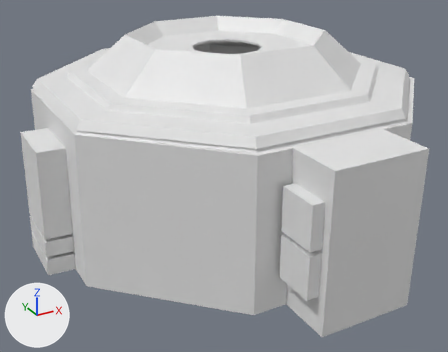
The FBX model Models/FBX/FBX_SS_Module4_6x6_Coll.fbx as it was, and as the next commit left it.
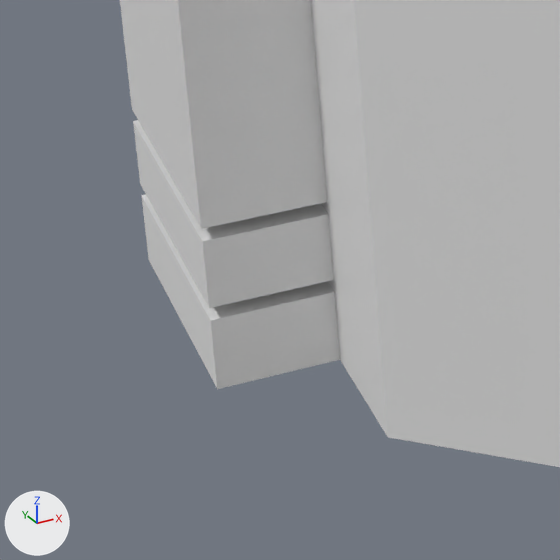
There are two pictures of each version: one whole from a camera (50 mm lens) standing at (-5.34, -9.6, 5.49) and looking at (-0.36, -0.56, 0.97), one close up on the part from 0% to 28% of the width and 54% to 89% of the height. Arrows for +X, +Y and +Z are at lower left; the lights stay in place. Where no turn or scale is listed for an object, it has been applied to the vertices. Vertices at the same position are counted once.

The first close-up shows 'Module1_6x6_Coll.001'.
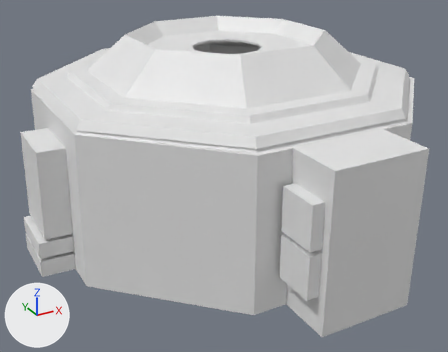
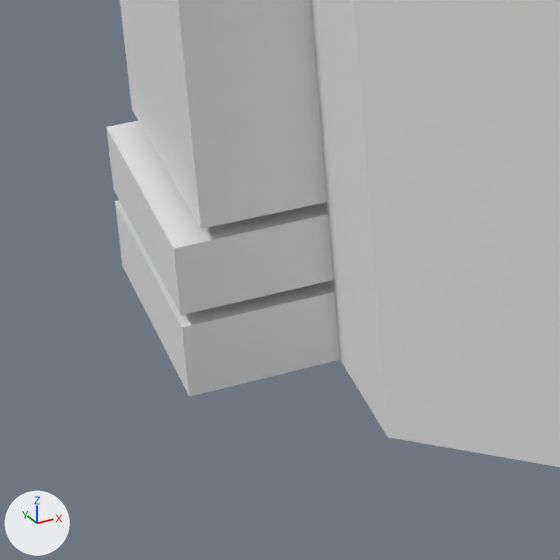
Location of each change, [x1, y1, x2, y2] in pixels of the close-ups (560 x 560 px; the box of a moved part takes in the faces that stretch with it):
'Module1_6x6_Coll.001', reshaped: before [120, 0, 560, 467]; after [106, 0, 560, 467]
part 1 of me_cylinder_002, moved or reshaped: before [133, 120, 340, 389]; after [106, 121, 340, 397]

The change, as a diff of the scene's bpy script:
```diff
--- a/Models/FBX/FBX_SS_Module4_6x6_Coll.fbx.py
+++ b/Models/FBX/FBX_SS_Module4_6x6_Coll.fbx.py
@@ me_cylinder_002 @@
 me_cylinder_002.from_pydata(...)  # 257 vertices, 254 faces; spans x -3.7..3.26, y -4.14..3.65, z -0.04..3.42
 # used by ob_module1_6x6_coll_001; location = (0.0, 0.0, 0.0)
+# me_cylinder_002 part 1: all 18 vertices in x -3.7..-3.69, y -0.77..0.27, z 0.01..0.61 are moved by (-0.1, 0.0, 0.0)
```
